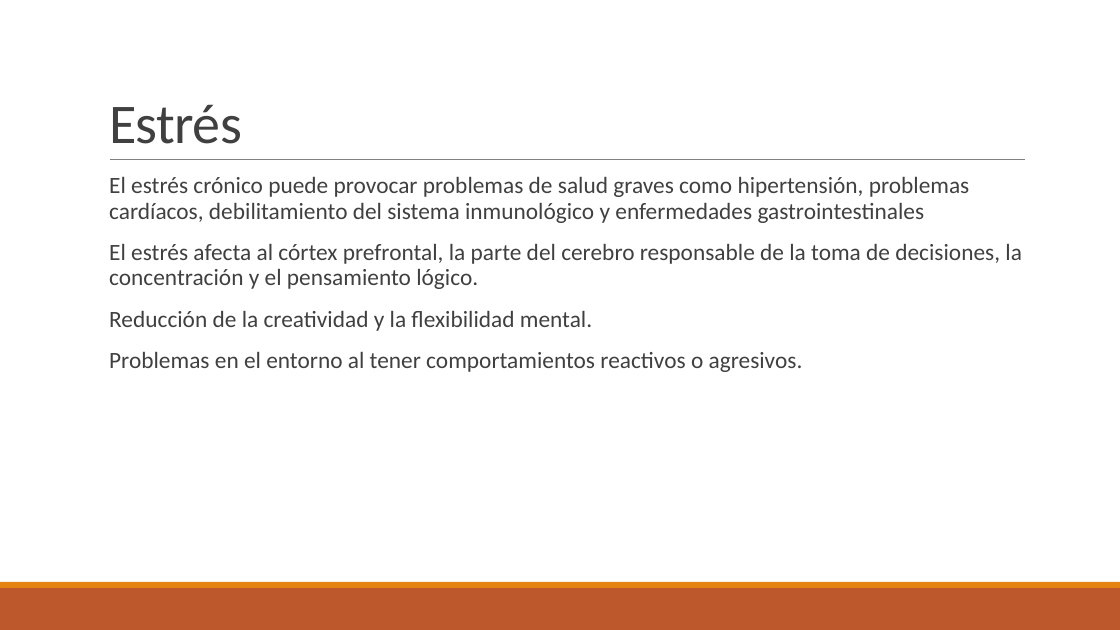
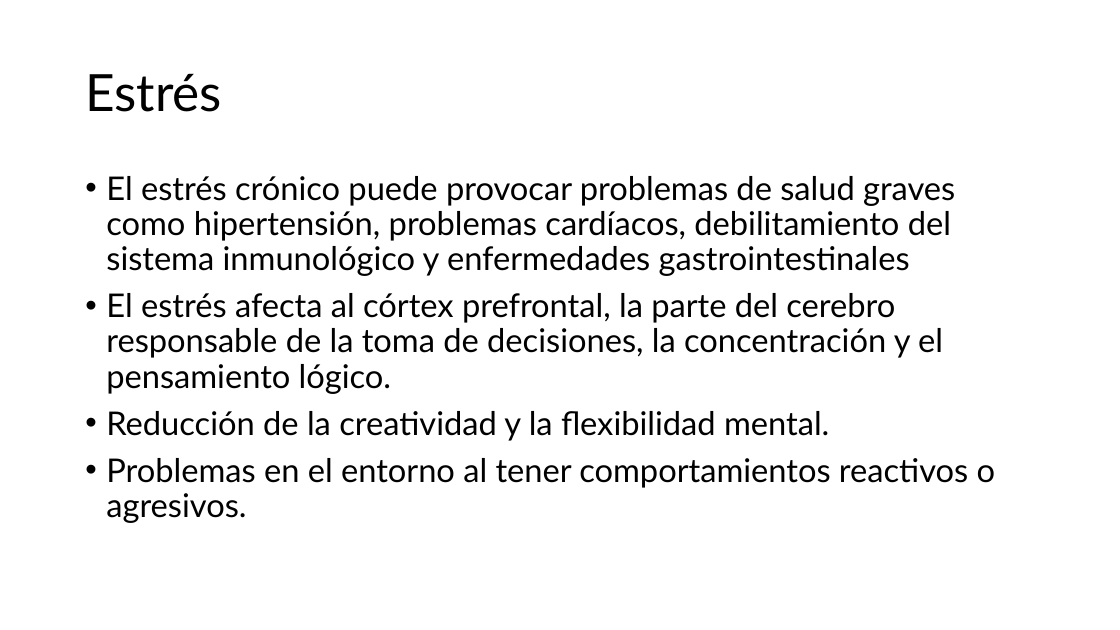
Before and after one commit to BenjaminGonzalezF/Stress-Recognition-from-Electrodermal-Activity, a slide deck: slide 3 of EDA.pptx. Drawn at 1120x630 pixels with LibreOffice and Linux fonts; fonts in the diff are those of the drawing. Boxes give left, top, right and bottom in pixels: in the first picture for what was removed or moved away, otherwise in the second. Text is boxed around its words. In the diff, an @@ line names an element or a change of style, - is before the commit and + after.

```diff
--- a/EDA.pptx
+++ b/EDA.pptx
@@ title "Estrés" moved from (x1=109, y1=104, x2=242, y2=144) to (x1=85, y1=73, x2=222, y2=112) @@
@@ title "Estrés" at (x1=85, y1=73, x2=222, y2=112): size 48 to 44 pt, font Calibri to Lato, text colour #404040 to #000000, letter spacing -0.5 to 0 pt; line spacing 0.85 to 0.9; vertical alignment bottom to middle @@
@@ text "El estrés crónico puede provocar ..." at (x1=106, y1=176, x2=996, y2=523): size 20 to 28 pt, font Calibri to Lato, text colour #404040 to #000000; bullet   to •; less space between paragraphs @@
@@ line removed from (110, 160) to (1026, 160) @@
@@ rectangle removed at (x1=0, y1=588, x2=1120, y2=630) @@
@@ rectangle removed at (x1=0, y1=582, x2=1120, y2=588) @@
```
Also in this commit, not shown: 11 other slides changed, 1 slide added, 1 slide removed, 3 other files.
